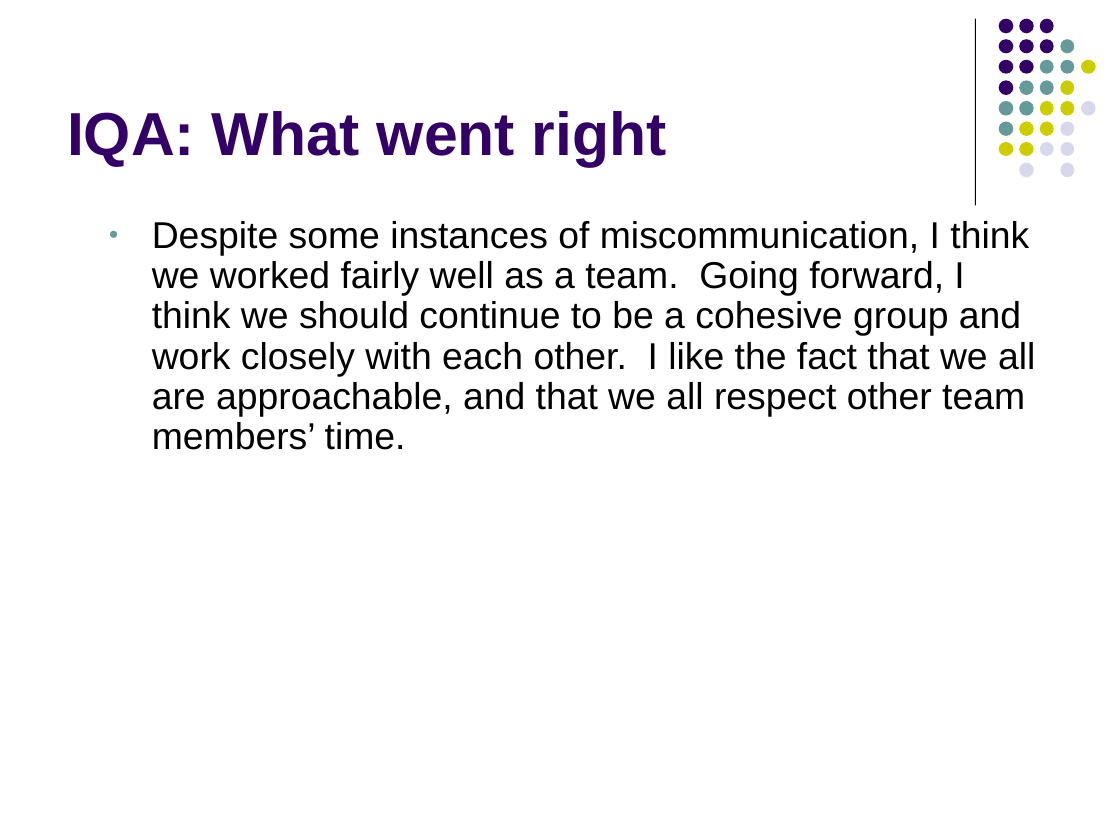
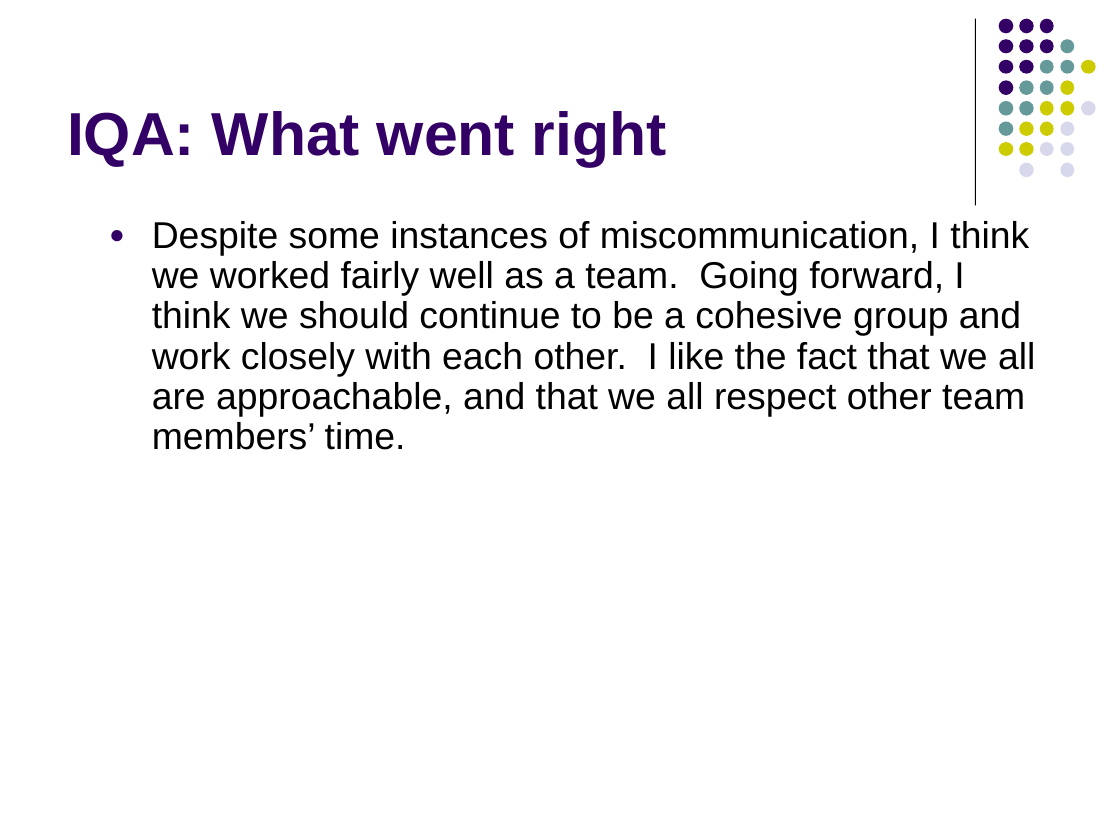
Before and after one commit to NCIP/caarray-docs, a slide deck: slide 12 of project_management/reports/2.3.0_project_portmortem.ppt (slide 11 before the commit). Drawn at 1120x840 pixels with LibreOffice and Linux fonts; fonts in the diff are those of the drawing. Boxes give left, top, right and bottom in pixels: in the first picture for what was removed or moved away, otherwise in the second. Text is boxed around its words. In the diff, an @@ line names an element or a change of style, - is before the commit and + after.

```diff
--- a/project_management/reports/2.3.0_project_portmortem.ppt
+++ b/project_management/reports/2.3.0_project_portmortem.ppt
@@ text "Despite some instances of miscommunication, ..." at (x1=152, y1=221, x2=1035, y2=450): bullet • to ●; bullet colour #669999 to #330066 @@
```
Also in this commit, not shown: 4 other slides changed, 4 slides added.
